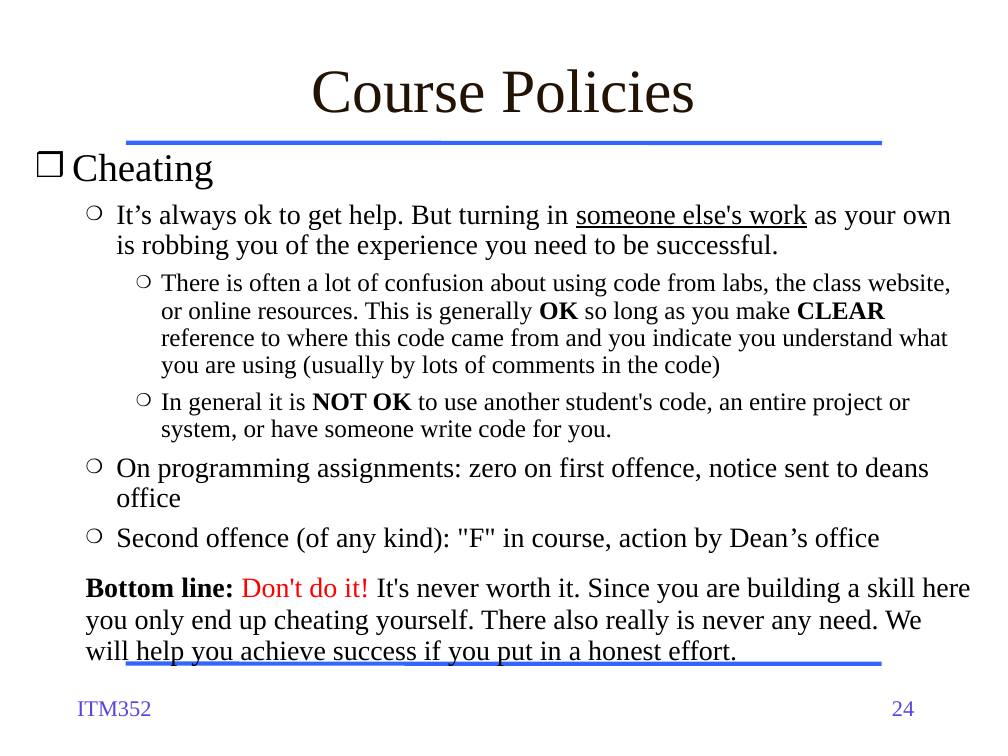
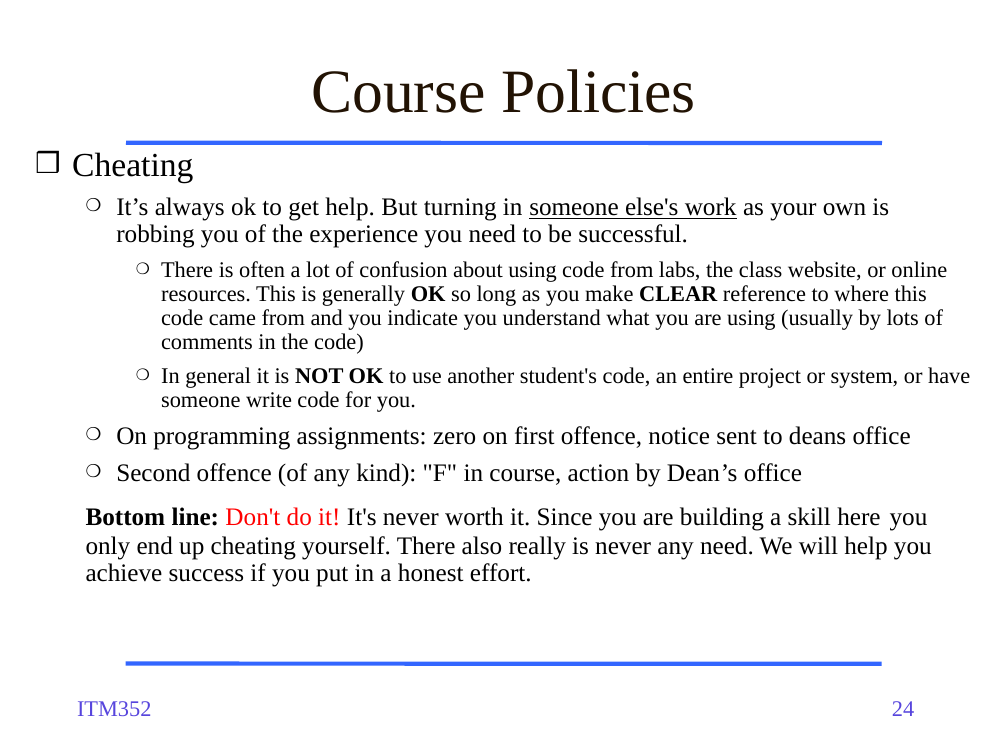
Before and after one commit to dport96/ITM352, a slide deck: slide 24 of morea/010.introduction/ITM352_01_intro.pptx. Drawn at 1008x756 pixels with LibreOffice and Linux fonts; fonts in the diff are those of the drawing. Boxes give left, top, right and bottom in pixels: in the first picture for what was removed or moved away, otherwise in the second. Text is boxed around its words. In the diff, an @@ line names an element or a change of style, - is before the commit and + after.

```diff
--- a/morea/010.introduction/ITM352_01_intro.pptx
+++ b/morea/010.introduction/ITM352_01_intro.pptx
@@ text "Cheating" at bbox=[72, 152, 970, 587]: size 28 to 24 pt in "Cheating"; size 20 to 18 pt in "It’s always ok to get help. But ...", "On programming assignments: zero on first offence, ...", "Second offence (of any kind): "F" in ...", "Bottom line: Don't do it! It's never ..."; size 18 to 16 pt in "There is often a lot of confusion ...", "In general it is NOT OK to ..." @@
```
Also in this commit, not shown: 1 other slide changed, 1 slide added.
